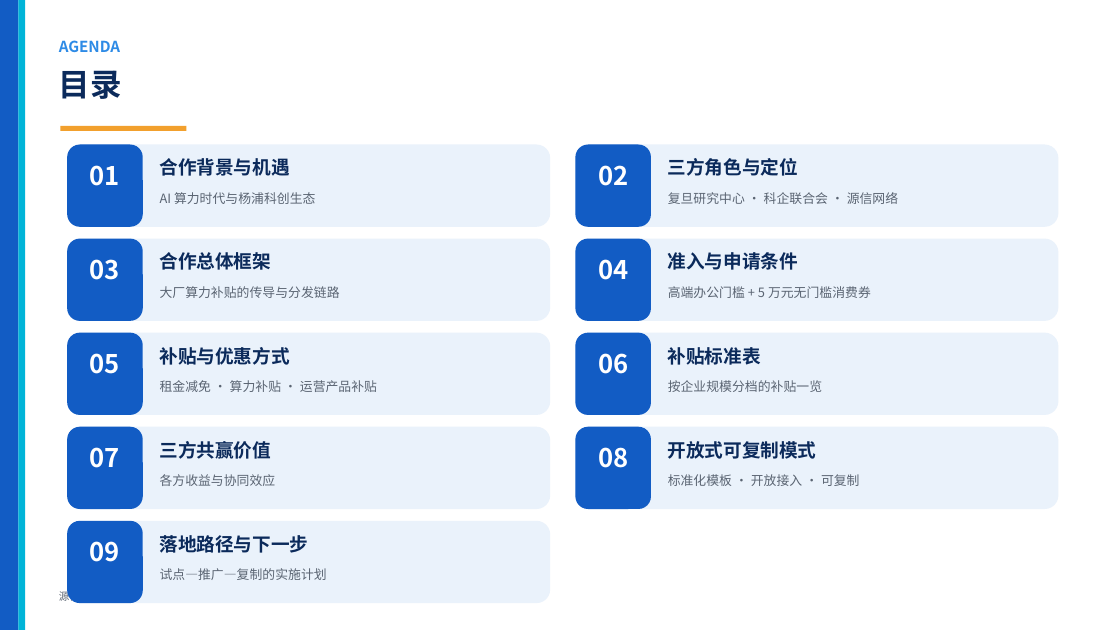
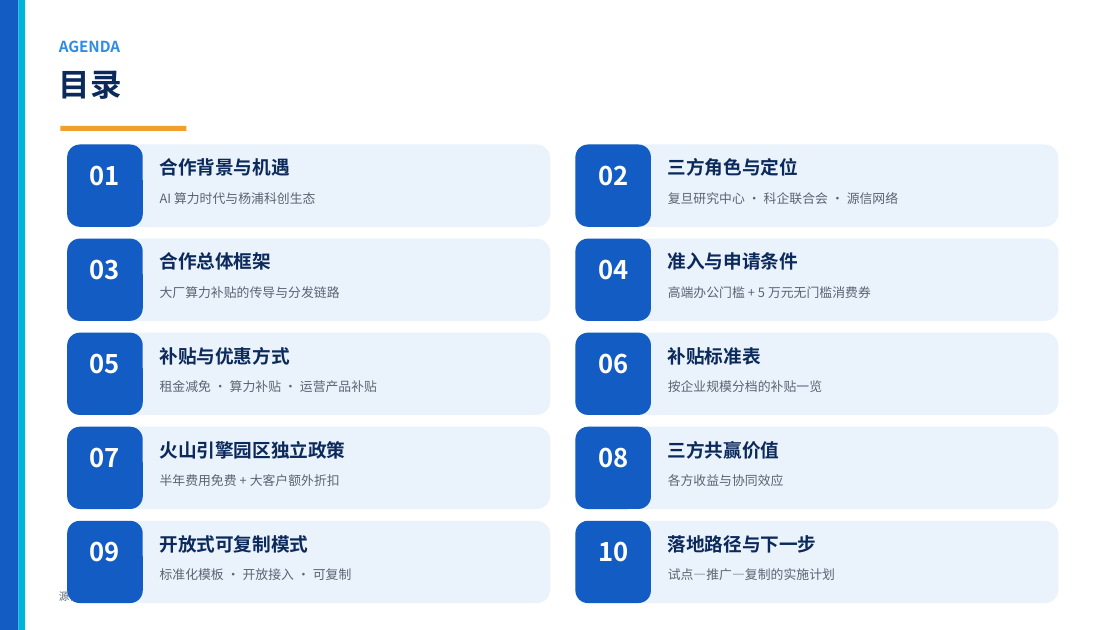
Before and after one commit to hujigang2010-maker/AIDEN, a slide deck: slide 2 of 源信网络算力补贴三方合作方案.pptx. Drawn at 1120x630 pixels with LibreOffice and Linux fonts; fonts in the diff are those of the drawing. Boxes give left, top, right and bottom in pixels: in the first picture for what was removed or moved away, otherwise in the second. Text is boxed around its words. In the diff, an @@ line names an element or a change of style, - is before the commit and + after.

```diff
--- a/源信网络算力补贴三方合作方案.pptx
+++ b/源信网络算力补贴三方合作方案.pptx
@@ text at bbox=[160, 441, 346, 459]: text changed @@
-三方共赢价值
+火山引擎园区独立政策
@@ text at bbox=[668, 441, 780, 459]: text changed @@
-开放式可复制模式
+三方共赢价值
@@ text at bbox=[160, 474, 340, 486]: text changed @@
-各方收益与协同效应
+半年费用免费 + 大客户额外折扣
@@ text at bbox=[668, 474, 784, 486]: text changed @@
-标准化模板 · 开放接入 · 可复制
+各方收益与协同效应
@@ text at bbox=[160, 535, 309, 553]: text changed @@
-落地路径与下一步
+开放式可复制模式
@@ rounded rectangle added at bbox=[576, 521, 1059, 603], fill #EAF2FB @@
@@ rounded rectangle added at bbox=[576, 521, 651, 603], fill #125CC4 @@
@@ text added at bbox=[668, 535, 817, 553], 16 pt, text #0B2A5B, bold @@
+落地路径与下一步
@@ text at bbox=[160, 568, 352, 580]: text changed @@
-试点—推广—复制的实施计划
+标准化模板 · 开放接入 · 可复制
@@ text added at bbox=[598, 541, 628, 562], 22 pt, text #FFFFFF, bold @@
+10
@@ text added at bbox=[668, 568, 835, 580], 11 pt, text #5A6472 @@
+试点—推广—复制的实施计划
```
Also in this commit, not shown: 9 other slides changed, 1 slide added, 3 other files.
